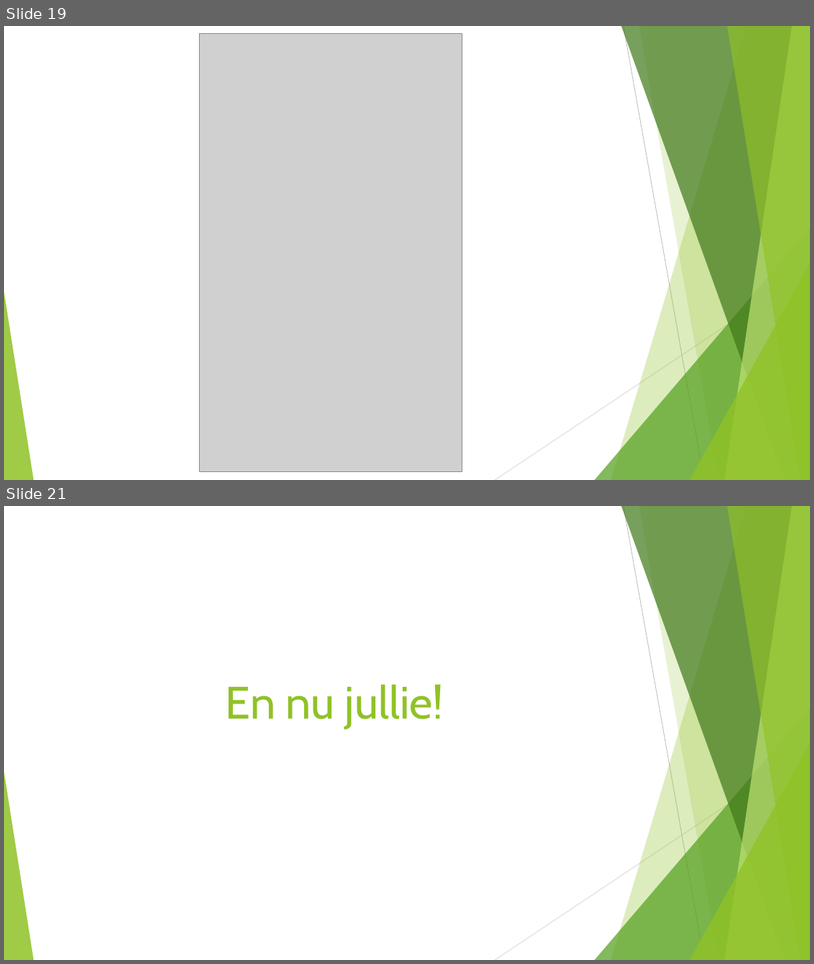
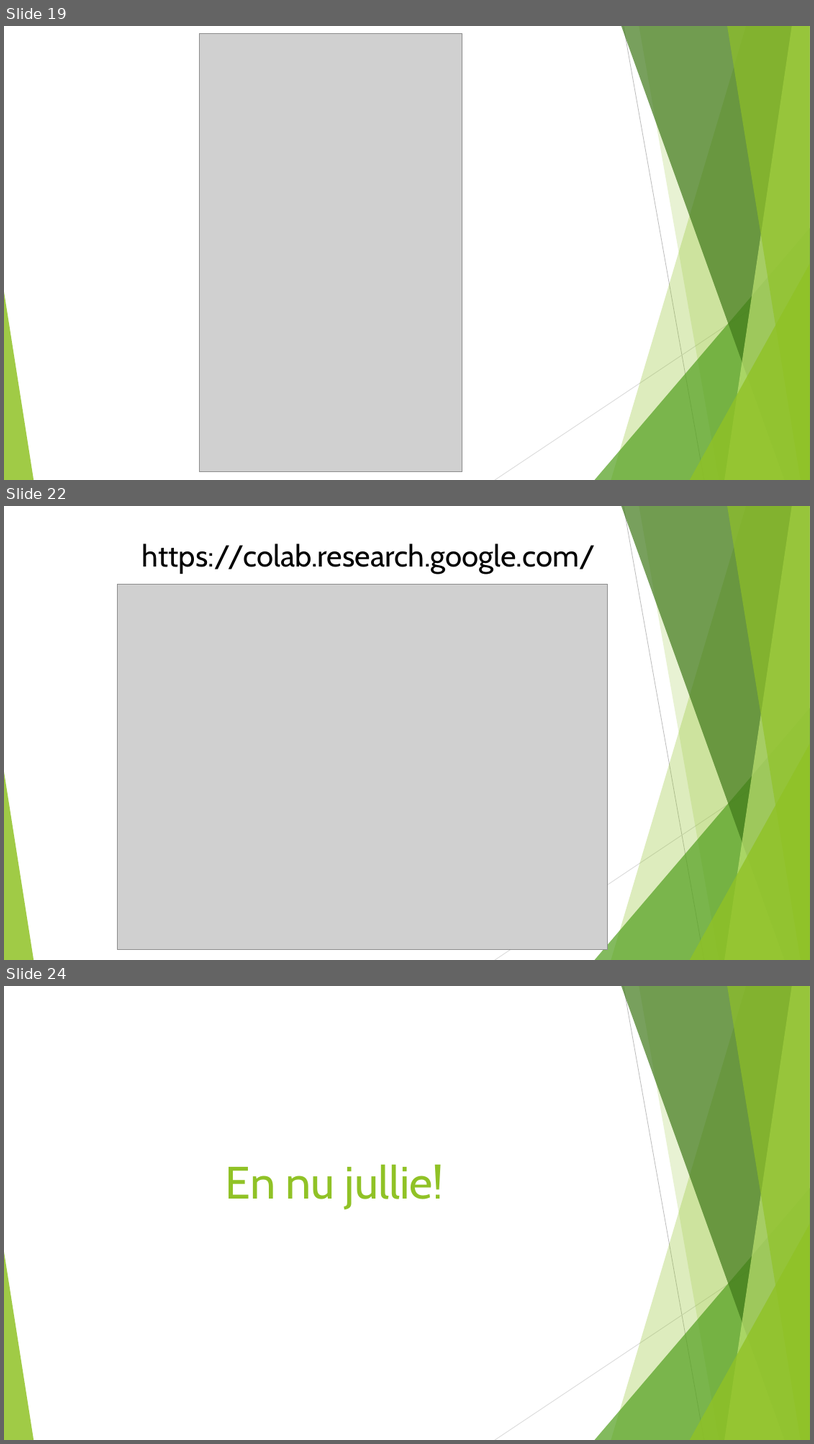
Before and after one commit to HagaZiekenhuis/python-workshops, a slide deck: Intro.pptx. Shown one above the other, each under a label of ours: slides 19 and 21 before the commit, slides 19, 22 and 24 after it; the slides between them are not shown. The pictures are 814x964 and 814x1444 pixels, drawn with LibreOffice and Linux fonts; fonts in the diff are those of the drawing; grey boxes stand for pictures. Boxes give left, top, right and bottom in pixels: in the first picture for what was removed or moved away, otherwise in the second. Text is boxed around its words. In the diff, an @@ line names an element or a change of style, - is before the commit and + after.

```diff
--- a/Intro.pptx
+++ b/Intro.pptx
@@ slide 22 added at bbox=[4, 506, 810, 960], background #FFFFFF; not listed: 10 template elements that a slide beside it also shows @@
@@ text added at bbox=[142, 543, 596, 574], 36 pt, text #000000 @@
+https://colab.research.google.com/
@@ picture added at bbox=[118, 584, 608, 950] @@
@@ what was slide 21 is now slide 24 @@
```
Also in this commit, not shown: 4 slides changed, 3 other slides added.
